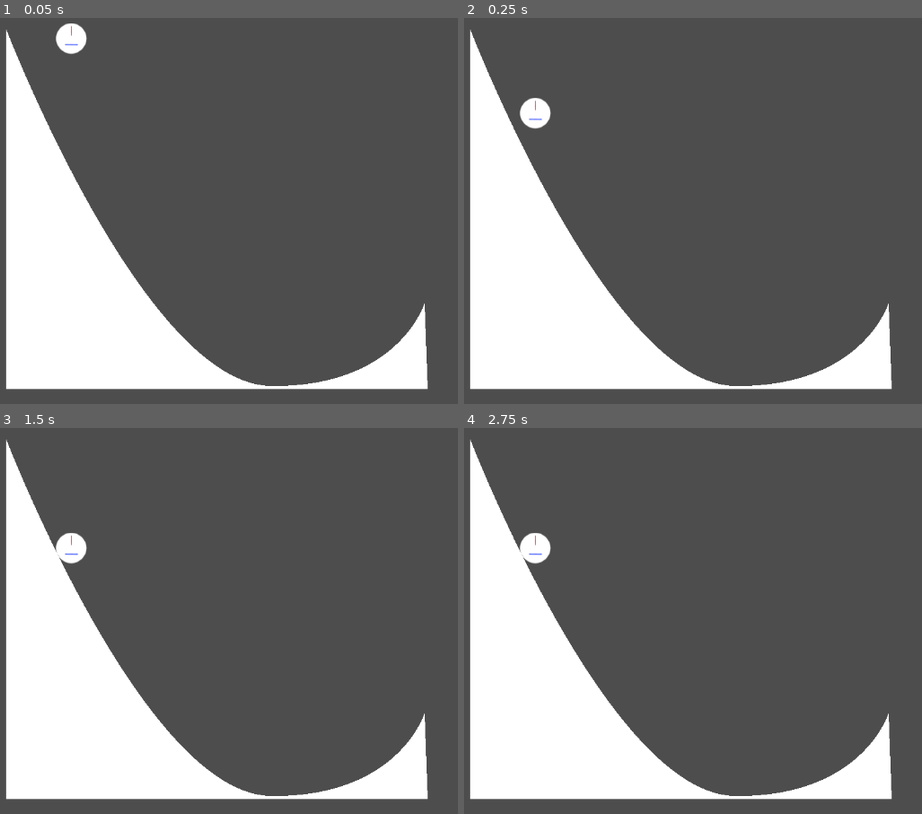
Above: before the commit, frames 1-4 (two rows, left to right).
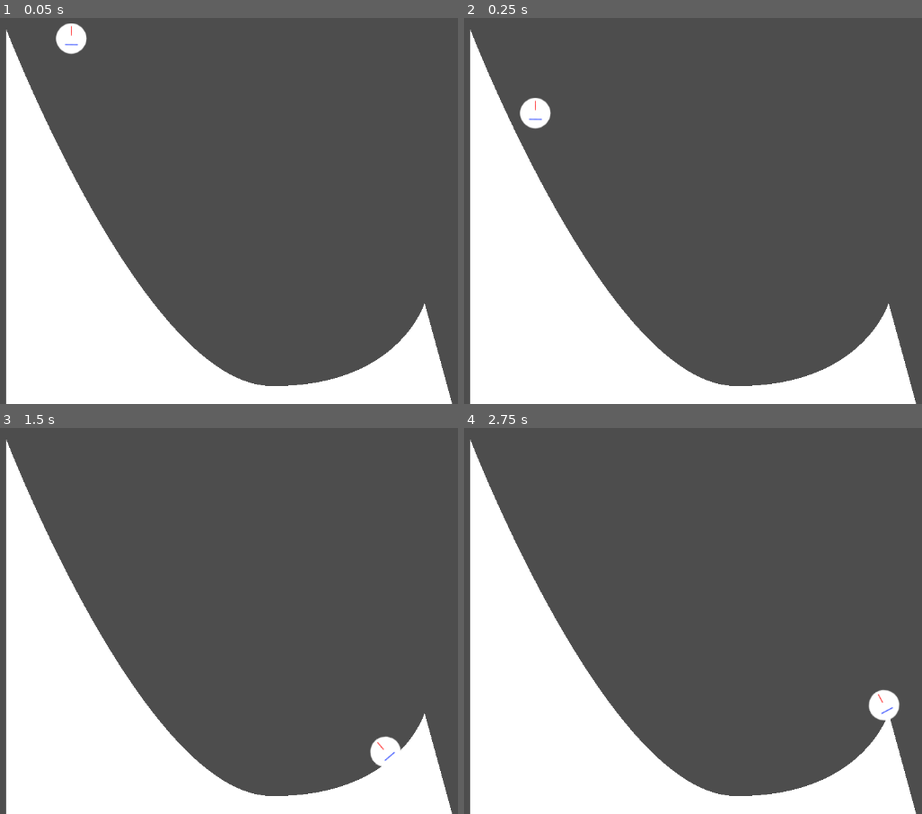
Above: after the commit, the same moments.

Repository: LettucePie/gwj-62-harvest
Game: Godot game, scene res://levels/stage_path.tscn
Two runs of this game, one before a commit and one after it. Both use one fixed random seed, a clock stepped at 60 frames per second and the inputs below.
Inputs:
- Up to frame 1 (0.05 s): no input
- Up to frame 2 (0.25 s): no input
- Up to frame 3 (1.5 s): tap Enter (ui_accept) at 0.5, 0.77 s
- Up to frame 4 (2.75 s): tap Enter (ui_accept) at 1.52 s

The runs differ from the first frame. In frame 1, 4.4% of the frame differs, in the area x 1-99%, y 74-100%; in frame 2, 4.4%; in frame 3, 5.2%; in frame 4, 5.2%, in the area x 1-99%, y 27-100%.

Commit message:
Got the basis of gravity applied to the pathfollow ramps

Diff:
--- a/gameplay/player_follow.gd
+++ b/gameplay/player_follow.gd
@@ -1,6 +1,7 @@
 extends PathFollow2D
 
 @export var GRAVITY = 9.8
+@export var FRICTION = 1.12
 @export var SPEED_MIN = 4.0
 @export var SPEED_MAX = 20.0
 @export var speed_damp : Curve ## Controls rate of deccelleration
@@ -13,6 +14,7 @@
 var velocity : Vector2 = Vector2.ZERO
 
 var ramp_area : Area2D = null
+var landing_progress = 0.0
 var current_ramp : RampPath = null
 
 # Called when the node enters the scene tree for the first time.
@@ -22,29 +24,55 @@
 
 # Called every frame. 'delta' is the elapsed time since the previous frame.
 func _physics_process(delta):
-	if ramp_area != null:
+	if ramp_area != null and current_ramp == null:
 		current_ramp = ramp_area.get_parent().close_enough(self)
 	if current_ramp != null:
+		if current_ramp != get_parent():
+			get_parent().remove_child(self)
+			current_ramp.add_child(self)
+			print("Reassigned Parent")
+			progress = landing_progress
+			$Sprite2D.position = Vector2(0, -14.5)
 		riding()
 	else:
 		soaring()
-	speed = clamp(speed, SPEED_MIN, SPEED_MAX)
-	direction = direction.normalized()
-#	velocity += direction * speed
-	velocity = (velocity + (direction * speed)).clamp(Vector2.ONE * -20.0, Vector2.ONE * 20.0)
-	print("Velocity: ", velocity, " direction: ", direction, " speed: ", speed)
-	translate(velocity / 2)
 
 
 func riding():
 	print("Riding")
-	velocity = Vector2.ZERO
-	direction = Vector2.ZERO
-	speed = 0.0
+	print("Player Progress Ratio = ", progress_ratio)
+	var prev_progress = clamp(progress - 2, 0.0, progress + 20)
+	var prev_path_pos = current_ramp.curve.sample_baked(prev_progress)
+	var current_path_pos = current_ramp.curve.sample_baked(progress)
+	print("Prev Pos: ", prev_path_pos, " Current Pos: ", current_path_pos)
+	direction = prev_path_pos.direction_to(current_path_pos).normalized()
+	var angle = direction.angle()
+	var vert_intensity = abs(angle) / abs(PI / 2.0)
+	if angle < 0.0 and angle > -PI / 2:
+		## Going uphill, reduce speed
+		speed = clamp(
+			speed - lerp(
+				GRAV_FORCE_MIN,
+				GRAV_FORCE_MAX,
+				gravity_damp.sample(vert_intensity)
+			) * GRAVITY,
+			SPEED_MIN,
+			SPEED_MAX
+		)
+	elif angle > 0.0:
+		speed = clamp(
+			speed + (GRAVITY * vert_intensity) - FRICTION,
+			SPEED_MIN,
+			SPEED_MAX
+		)
+	print("Speed: ", speed, " Direction: ", direction, " Angle: ", angle, " Vert_Intensity: ", vert_intensity)
+	progress += speed
 
 
 func soaring():
 	print("Soaring")
+	if current_ramp != null:
+		print("What on earth am I doing?")
 	var speed_force = speed_damp.sample(
 		(speed - SPEED_MIN) / (SPEED_MAX - SPEED_MIN)
 	)
@@ -53,10 +81,11 @@
 		GRAV_FORCE_MIN, ## Min amount of force for greatest speed (achieving flight)
 		gravity_damp.sample(speed_force)
 	)
-	direction = direction.slerp(Vector2.DOWN, grav_force)
+	direction = direction.slerp(Vector2.DOWN, grav_force).normalized()
 	speed = clamp(lerp(speed, GRAVITY, grav_force), 4.0, GRAVITY)
-	## or ?
-#	speed = GRAVITY
+	velocity = (velocity + (direction * speed)).clamp(Vector2.ONE * -20.0, Vector2.ONE * 20.0)
+	print("Velocity: ", velocity, " direction: ", direction, " speed: ", speed)
+	translate(velocity / 2)
 
 
 func _on_area_2d_area_entered(area):
--- a/gameplay/player_follow.tscn
+++ b/gameplay/player_follow.tscn
@@ -15,6 +15,7 @@
 radius = 23.0868
 
 [node name="player_follow" type="PathFollow2D" groups=["player"]]
+loop = false
 script = ExtResource("1_0i1hn")
 speed_damp = SubResource("Curve_w7oli")
 gravity_damp = SubResource("Curve_8v5kt")
--- a/levels/ramps/ramp_2_path.tscn
+++ b/levels/ramps/ramp_2_path.tscn
@@ -11,7 +11,7 @@
 
 [sub_resource type="RectangleShape2D" id="RectangleShape2D_mqpnj"]
 
-[node name="path" type="Path2D"]
+[node name="ramp_2_path" type="Path2D"]
 curve = SubResource("Curve2D_5jnf7")
 script = ExtResource("1_2ofly")
 
--- a/levels/ramps/ramp_path.gd
+++ b/levels/ramps/ramp_path.gd
@@ -19,13 +19,13 @@
 	for i in size:
 		var point_pos = curve.get_point_position(i)
 		if point_pos.x < min_clamp.x:
-			min_clamp.x = point_pos.x - 5
+			min_clamp.x = point_pos.x - 50
 		if point_pos.x > max_clamp.x:
-			max_clamp.x = point_pos.x + 5
+			max_clamp.x = point_pos.x + 50
 		if point_pos.y < min_clamp.y:
-			min_clamp.y = point_pos.y - 5
+			min_clamp.y = point_pos.y - 50
 		if point_pos.y > max_clamp.y:
-			max_clamp.y = point_pos.y + 5
+			max_clamp.y = point_pos.y + 50
 	baked_points_rounded.clear()
 	var shape : PackedVector2Array = []
 	shape.append(Vector2(min_clamp.x, max_clamp.y))
@@ -49,6 +49,7 @@
 	var closest_pos = curve.get_closest_point(player_pos)
 	var dist = player_pos.distance_to(closest_pos)
 	if dist < 25:
+		player.landing_progress = curve.get_closest_offset(closest_pos)
 		return self
 	else:
 		return null
